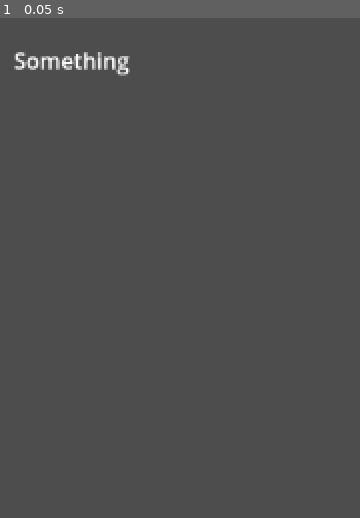
Above: before the commit, frame 1.
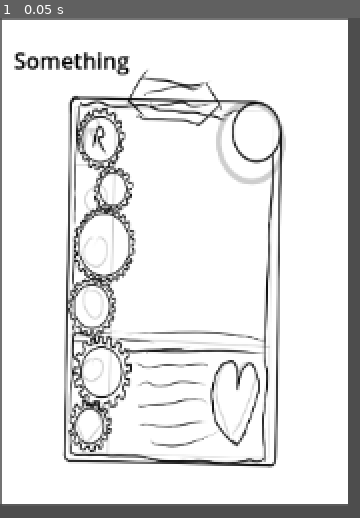
Above: after the commit, the same moment.

Repository: edewit/card-game
Game: Godot game, scene res://card_base.tscn
The game is run twice, just before and just after one commit, with the same random seed, the same clock (stepped at 60 frames per second) and the same inputs. The project has no main scene, so this scene is started directly.
Inputs:
- Up to frame 1 (0.05 s): no input

The runs differ from the first frame. In frame 1, 91% of the frame differs, in the area x 0-97%, y 0-98%.

Commit message:
added image to the card and more json

Diff:
--- a/CardBase.gd
+++ b/CardBase.gd
@@ -5,9 +5,11 @@
 # Called when the node enters the scene tree for the first time.
 func _ready():
 	for card in cards:
-		print(card.title)
+		print(card.keywords[0])
 		$MarginContainer/VBoxContainer/Label.text = card.description
 
+	var cardSize = size
+	$Background.scale *= cardSize / $Background.texture.get_size()
 
 # Called every frame. 'delta' is the elapsed time since the previous frame.
 func _process(delta):
--- a/card-data.json
+++ b/card-data.json
@@ -1,6 +1,9 @@
 [{
+	"keywords": ["What", "is", "it"],
+	"description": "Something",
 	"cost": 10.0,
-	"description": "Something",
 	"strength": 100.0,
-	"title": "What"
+	"defence": 10,
+	"health": 200,
+	"level": 2
 }]
--- a/card_base.tscn
+++ b/card_base.tscn
@@ -1,14 +1,18 @@
-[gd_scene load_steps=2 format=3 uid="uid://dc7cd1w17blxq"]
+[gd_scene load_steps=3 format=3 uid="uid://dc7cd1w17blxq"]
 
 [ext_resource type="Script" path="res://CardBase.gd" id="1_6lgrx"]
+[ext_resource type="Texture2D" uid="uid://cfel2ydibdnvj" path="res://img/image.png" id="2_2rh77"]
 
 [node name="CardBase" type="MarginContainer"]
-offset_right = 40.0
-offset_bottom = 60.0
-pivot_offset = Vector2(20, 30)
+offset_right = 250.0
+offset_bottom = 350.0
+pivot_offset = Vector2(125, 175)
 script = ExtResource("1_6lgrx")
 
-[node name="Sprite2D" type="Sprite2D" parent="."]
+[node name="Background" type="Sprite2D" parent="."]
+position = Vector2(1, 1)
+texture = ExtResource("2_2rh77")
+centered = false
 
 [node name="MarginContainer" type="MarginContainer" parent="."]
 layout_mode = 2
@@ -22,4 +26,5 @@
 
 [node name="Label" type="Label" parent="MarginContainer/VBoxContainer"]
 layout_mode = 2
+theme_override_colors/font_color = Color(0, 0, 0, 1)
 text = "Super"
Binary file added: img/image.png
Not shown, added: img/image.png.import
